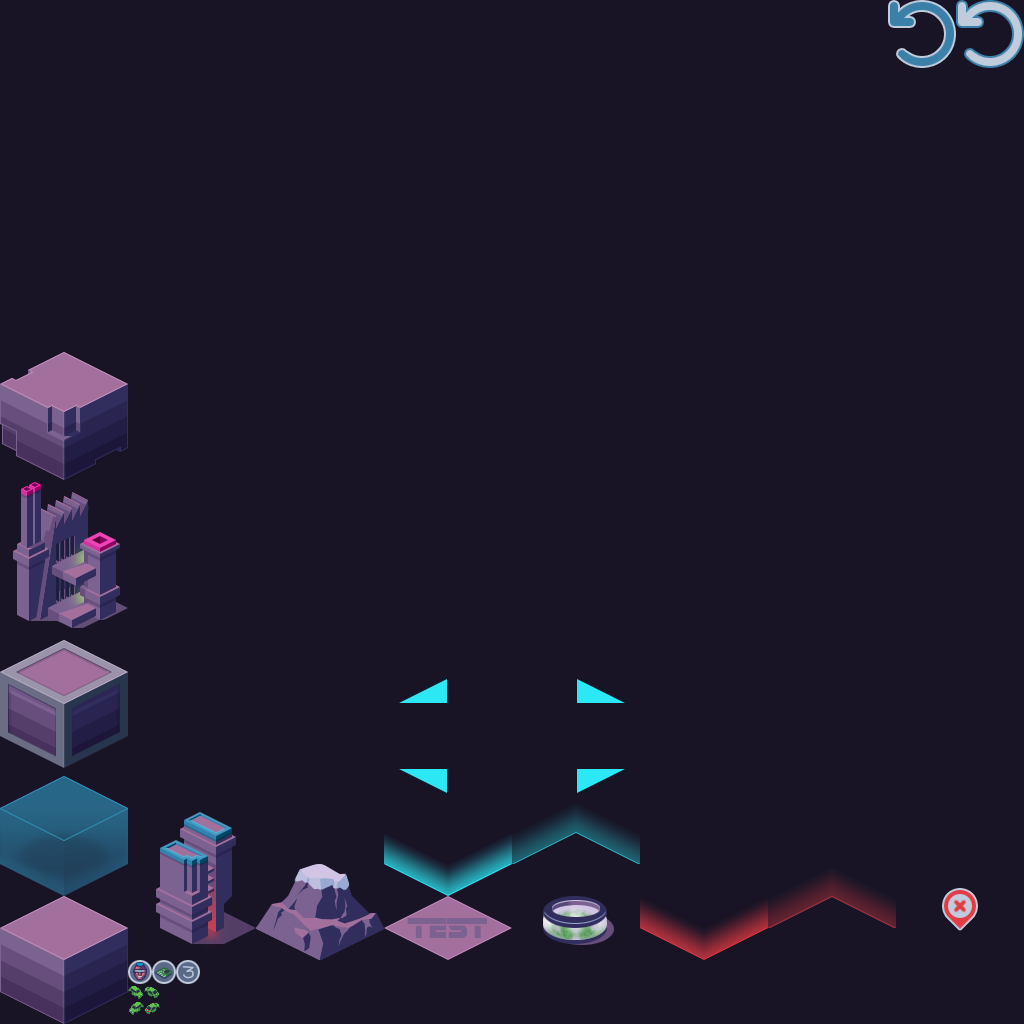
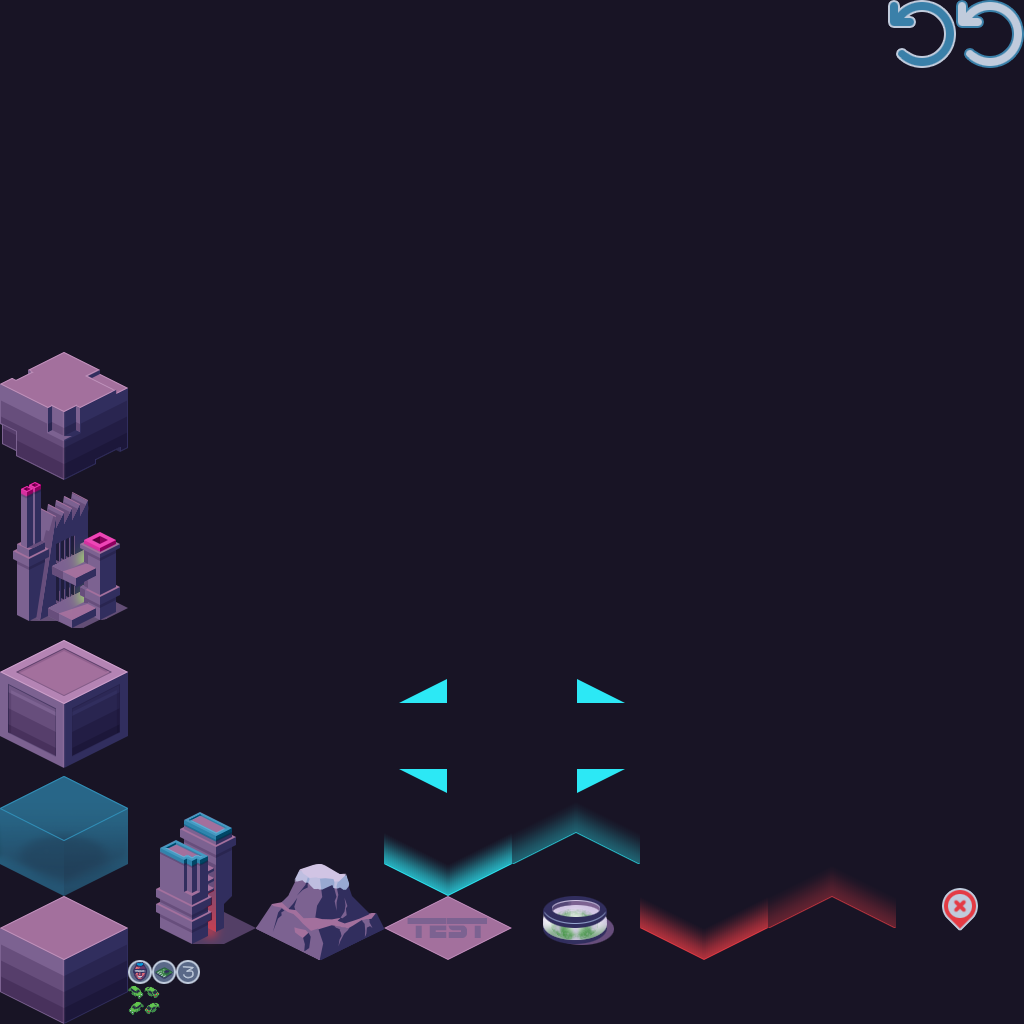
Layer changes from the first 1024px x 1024px image to the second:
hid "Layer 68" over (0, 640, 128, 768)
added layer "Layer 83" (overlay) in group "Soil block brittle" over (85, 370, 115, 390)
added layer "Layer 84" (overlay) in group "Soil block brittle" over (98, 374, 128, 394)
painted on "Surface highlight copy 3" (2nd of 3, in "Soil block brittle") over (98, 370, 128, 390)
painted on "Soil copy 3" (2nd of 3, in "Soil block brittle") over (88, 370, 128, 394)
painted on "Base Tile" (2nd of 4, in "Soil block brittle") over (88, 370, 128, 388)
